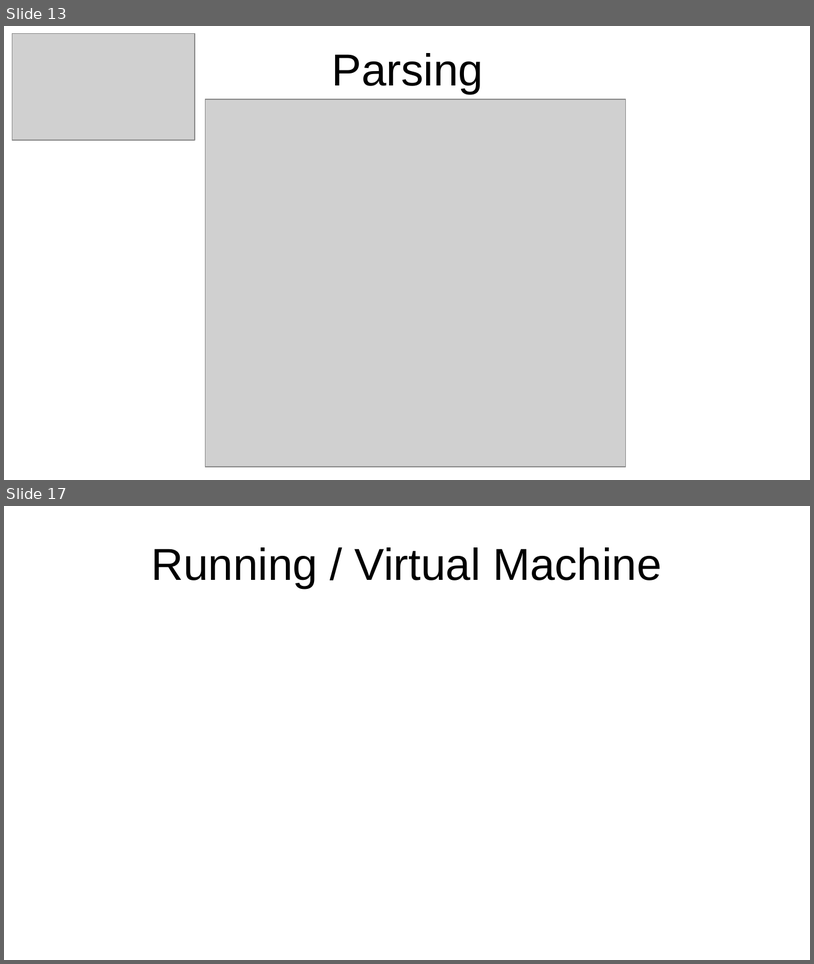
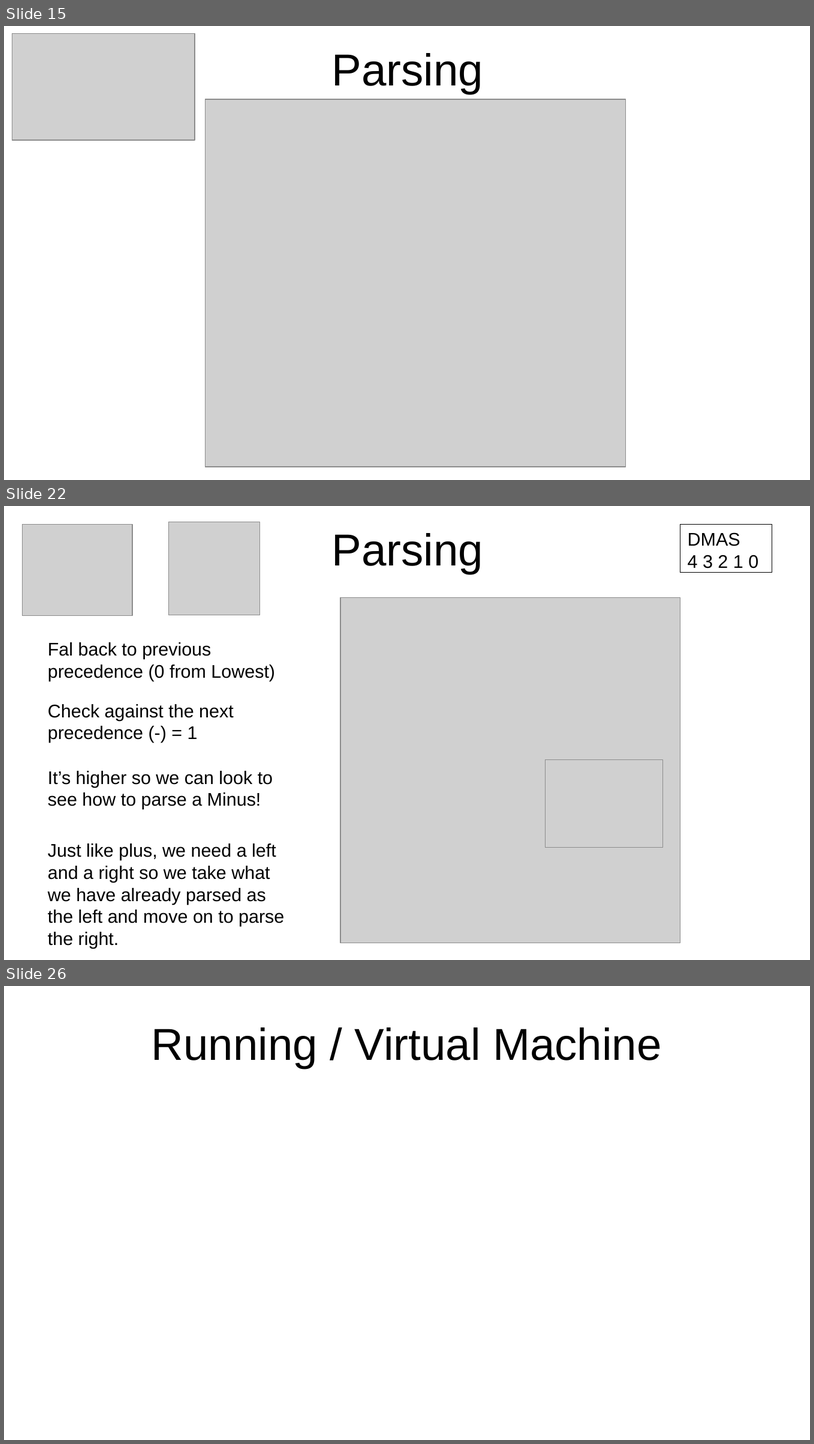
Before and after one commit to grab-a-byte/CalculatorCompiler, a slide deck: slides/Compiler Slides.odp. Shown one above the other, each under a label of ours: slides 13 and 17 before the commit, slides 15, 22 and 26 after it; the slides between them are not shown. The pictures are 814x964 and 814x1444 pixels, drawn with LibreOffice and Linux fonts; fonts in the diff are those of the drawing; grey boxes stand for pictures. Boxes give left, top, right and bottom in pixels: in the first picture for what was removed or moved away, otherwise in the second. Text is boxed around its words. In the diff, an @@ line names an element or a change of style, - is before the commit and + after.

```diff
--- a/slides/Compiler Slides.odp
+++ b/slides/Compiler Slides.odp
@@ slide 22 added at box(4, 506, 810, 960), background #FFFFFF @@
@@ picture added at box(168, 522, 260, 615) @@
@@ picture added at box(22, 524, 133, 616) @@
@@ title added at box(332, 533, 483, 574), 44 pt, text #000000 @@
+Parsing
@@ rectangle added at box(681, 524, 773, 573), outline #000000 0 pt, 18 pt, text #000000 @@
+DMAS
+4 3 2 1 0
@@ picture added at box(341, 597, 681, 943) @@
@@ text added at box(48, 642, 275, 681), 18 pt, text #000000 @@
+Fal back to previous precedence (0 from Lowest)
@@ text added at box(48, 704, 234, 742), 18 pt, text #000000 @@
+Check against the next precedence (-) = 1
@@ text added at box(48, 771, 273, 809), 18 pt, text #000000 @@
+It’s higher so we can look to see how to parse a Minus!
@@ picture added at box(546, 760, 663, 848) @@
@@ text added at box(48, 843, 284, 948), 18 pt, text #000000 @@
+Just like plus, we need a left and a right so we take what we have already parsed as the left and move on to parse the right.
@@ what was slide 13 is now slide 15 @@
@@ what was slide 17 is now slide 26 @@
```
Also in this commit, not shown: 2 slides changed, 11 other slides added, 2 slides removed, 2 other files.
